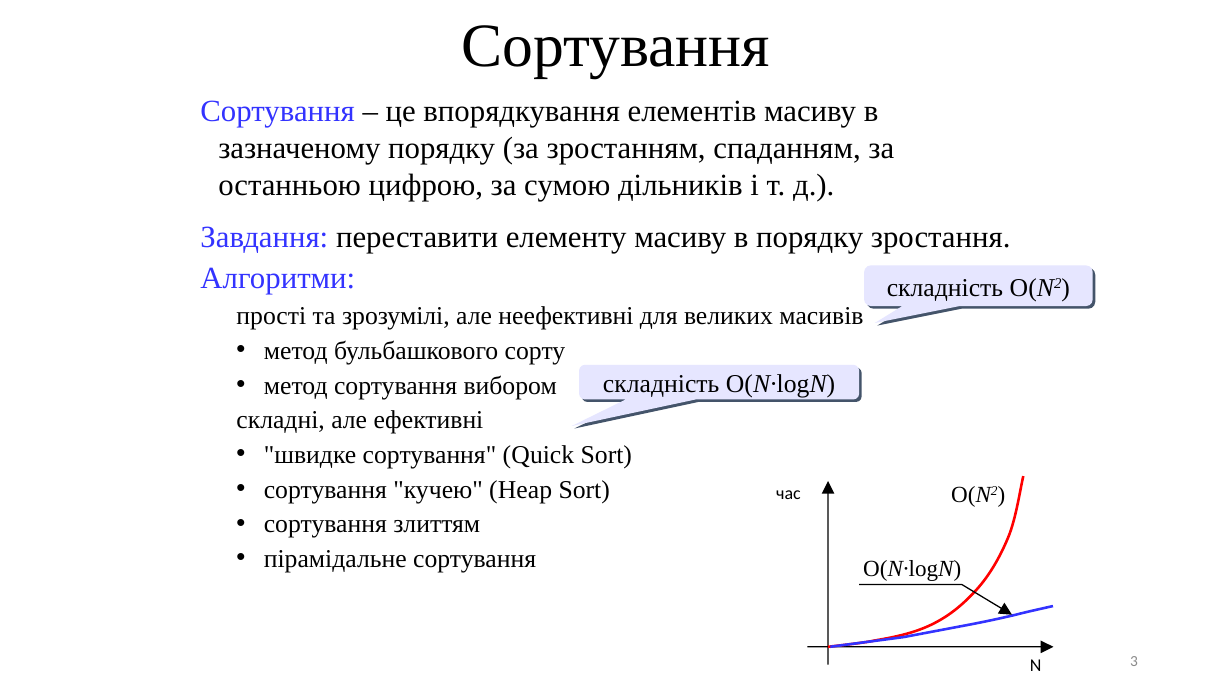
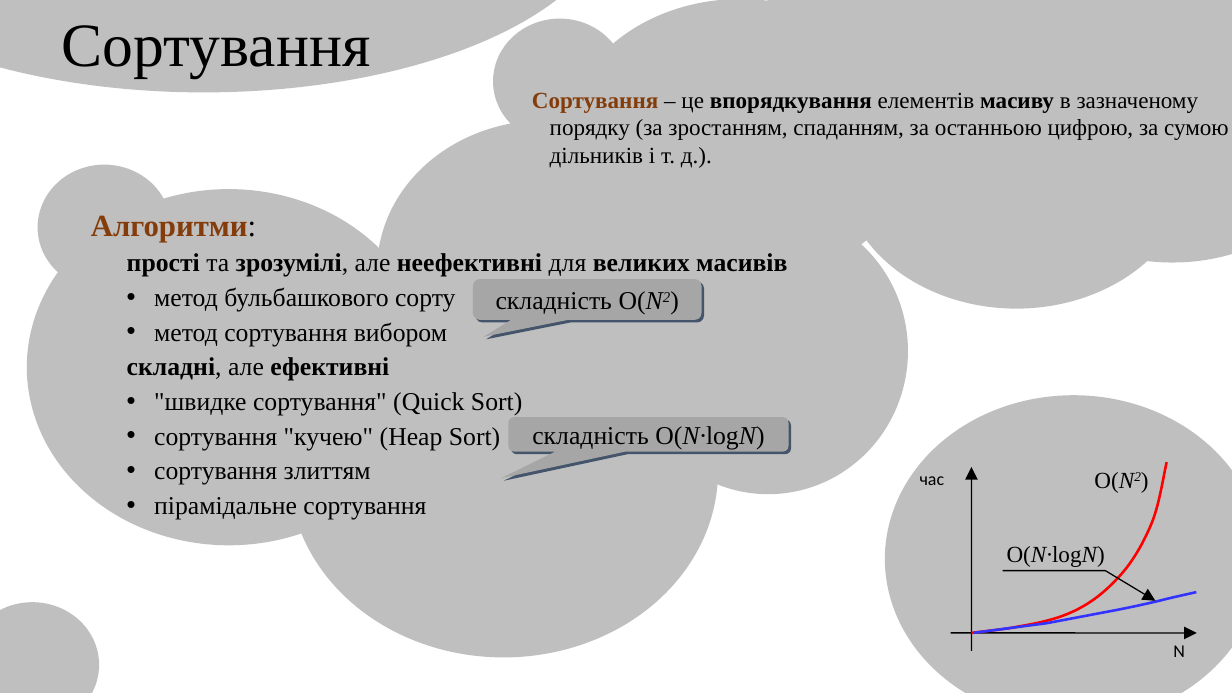
Before and after one commit to arg3ntuum/JavaCourse, a slide deck: slide 4 of Java Урок 8 Масиви. Алгоритми сортування.pptx (slide 3 before the commit). Drawn at 1232x693 pixels with LibreOffice and Linux fonts; fonts in the diff are those of the drawing. Boxes give left, top, right and bottom in pixels: in the first picture for what was removed or moved away, otherwise in the second. Text is boxed around its words. In the diff, an @@ line names an element or a change of style, - is before the commit and + after.

```diff
--- a/Java Урок 8 Масиви. Алгоритми сортування.pptx
+++ b/Java Урок 8 Масиви. Алгоритми сортування.pptx
@@ text "Сортування": place and size @@
-text "Сортування" at (462, 25, 770, 77)
+text "Сортування" at (62, 25, 370, 77)
@@ ellipse added at (0, 0, 616, 92), fill #BFBFBF @@
@@ ellipse added at (494, 18, 627, 144), fill #BFBFBF @@
@@ ellipse added at (566, 0, 917, 284), fill #BFBFBF @@
@@ ellipse added at (764, 0, 1116, 168), fill #BFBFBF @@
@@ ellipse added at (841, 24, 1192, 309), fill #BFBFBF @@
@@ ellipse added at (997, 0, 1232, 262), fill #BFBFBF @@
@@ text at (200, 100, 1011, 253): paragraphs removed @@
-Сортування – це впорядкування елементів масиву в зазначеному порядку (за зростанням, спаданням, за останньою цифрою, за сумою дільників і т. д.).
-Завдання: переставити елементу масиву в порядку зростання.
@@ text added at (532, 92, 1229, 168), 18 pt, text #000000 @@
+Сортування – це впорядкування елементів масиву в зазначеному порядку (за зростанням, спаданням, за останньою цифрою, за сумою дільників і т. д.).
@@ ellipse added at (377, 120, 714, 419), fill #BFBFBF @@
@@ ellipse added at (38, 165, 171, 290), fill #BFBFBF @@
@@ ellipse added at (27, 189, 431, 546), fill #BFBFBF @@
@@ text "Алгоритми:": place and size @@
-text "Алгоритми:" at (200, 100, 1011, 572)
+text "Алгоритми:" at (91, 215, 787, 520)
@@ ellipse added at (628, 208, 909, 494), fill #BFBFBF @@
@@ text at (91, 215, 787, 381): text colour #3333FF to #843C0B, text colour #3333FF to #000000 in "Алгоритми:"; bold on in "Алгоритми:", "прості зрозумілі, неефективні великих масивів", "складні, ефективні" @@
@@ ellipse added at (289, 285, 718, 657), fill #BFBFBF @@
@@ rounded speech box "складність O(N2)" at (473, 279, 701, 320): fill #E6E6FF to #A6A6A6 @@
@@ rounded speech box "складність O(N2)": place and size @@
-rounded speech box "складність O(N2)" at (864, 265, 1092, 306)
+rounded speech box "складність O(N2)" at (473, 279, 701, 320)
@@ rounded speech box "складність O(N·logN)": place and size @@
-rounded speech box "складність O(N·logN)" at (579, 365, 860, 399)
+rounded speech box "складність O(N·logN)" at (508, 417, 788, 451)
@@ rounded speech box "складність O(N·logN)" at (508, 417, 788, 451): fill #E6E6FF to #A6A6A6 @@
@@ ellipse added at (885, 396, 1232, 693), fill #BFBFBF @@
@@ 4 texts, 3 freeform shapes, 2 arrows: place and size @@
-4 texts, 3 freeform shapes, 2 arrows at (776, 476, 1054, 671)
+4 texts, 3 freeform shapes, 2 arrows at (920, 462, 1197, 657)
@@ ellipse added at (0, 603, 99, 693), fill #BFBFBF @@
@@ page number removed at (1130, 656, 1138, 666) @@
-3
```
Also in this commit, not shown: 5 other slides changed, 1 slide added, 2 other files.
